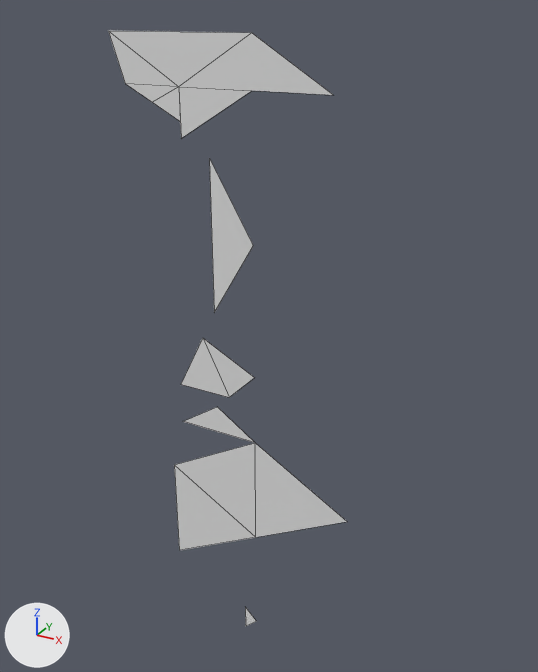
One commit to the OBJ model RLChess/resources/bishop.obj: the scene before it, then after it.
Rendered twice from a 50 mm lens placed at (47.0, -38.0, 51.2), pointed at (25.1, 1.7, 31.3). The axes (+X, +Y, +Z) are drawn at lower left. The lights are the same throughout. Mesh edges are drawn as thin lines. Where no turn or scale is listed for an object, it has been applied to the vertices. Vertices at the same position are counted once.

Names of what the first picture shows: 'bishop'.
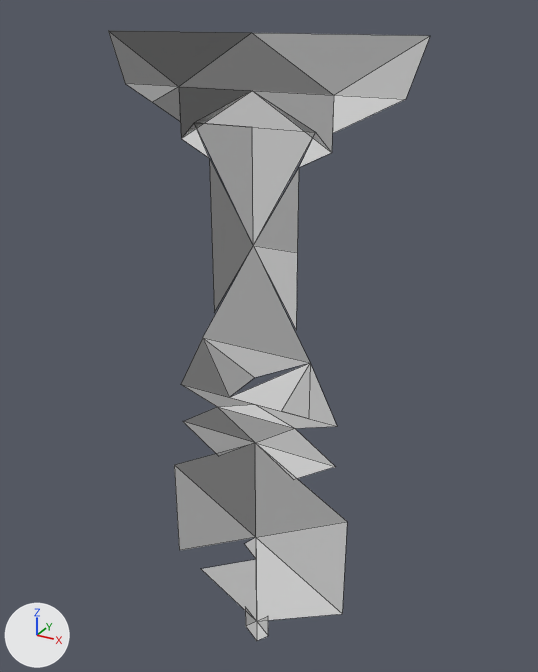
The change in detail:
Material 'Unit2' (mat_unit2) is new.
Its base color is (0.5, 0.5, 0.5) (grey #bcbcbc).
Its roughness is 0.0.
Material 'Unit0' (mat_unit0) is new.
Its base color is (0.125, 0.125, 0.125) (dark grey #636363).
Its roughness is 0.0.
Material 'Unit1' (mat_unit1) is new.
Its base color is (0.25, 0.25, 0.25) (grey #898989).
Its roughness is 0.0.
Material 'Unit3' (mat_unit3) is new.
Its base color is (0.75, 0.75, 0.75) (light grey #e1e1e1).
Its roughness is 0.0.
Material 'Unit4' (mat_unit4) is new.
Its base color is (1.0, 1.0, 1.0) (white #ffffff).
Its roughness is 0.0.
me_bishop is used by ob_bishop; location (0.0, 0.0, 0.0).
me_bishop had 26 vertices, 14 faces and spanned x 15.0..32.0, y 0.0, z 7.0..50.0.
me_bishop now has 52 vertices, 44 faces and spans x 15.0..35.0, y 0.0, z 6.0..50.0.
Part 1, on me_bishop:
26 vertices are added at x 20.0..35.0, y 0.0, z 6.0..50.0.
8 new faces join them, mat_unit2 (grey #bcbcbc).
14 new faces join them, mat_unit3 (light grey #e1e1e1).
8 new faces join them, mat_unit4 (white #ffffff).
me_bishop part 2: 2 faces spanning x 15.0..25.0, y 0.0, z 44.0..50.0 switch from no material to mat_unit0 (dark grey #636363).
me_bishop part 3: 7 faces spanning x 15.0..30.0, y 0.0, z 16.0..50.0 switch from no material to mat_unit1 (grey #898989).
me_bishop part 4: 5 faces spanning x 16.0..32.0, y 0.0, z 7.0..47.0 switch from no material to mat_unit2 (grey #bcbcbc).
me_bishop now uses material mat_unit3 (light grey #e1e1e1).
me_bishop now uses material mat_unit4 (white #ffffff).

Where the change shows, as pixel boxes (x1, y1, x2, y2) in the pictures (538 x 672 px):
'bishop', reshaped (35% wider)
    before: (108, 30, 347, 626)
    after: (108, 30, 430, 641)
part 1 of me_bishop, added
    after: (181, 33, 430, 641)
part 2 of me_bishop, recoloured
    both: (108, 30, 252, 138)
part 3 of me_bishop, recoloured
    both: (108, 31, 333, 537)
part 4 of me_bishop, recoloured
    both: (125, 83, 347, 626)
